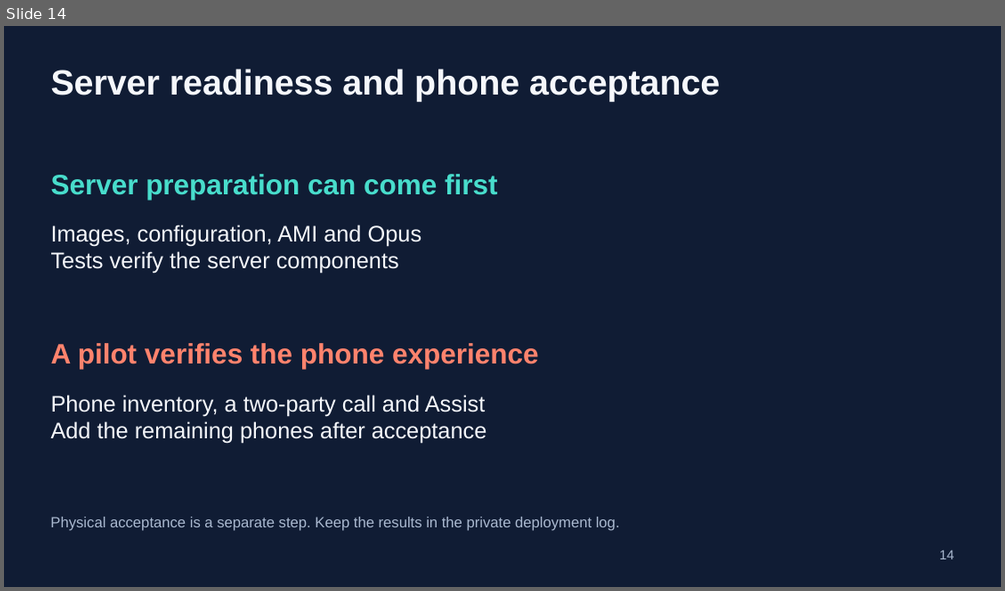
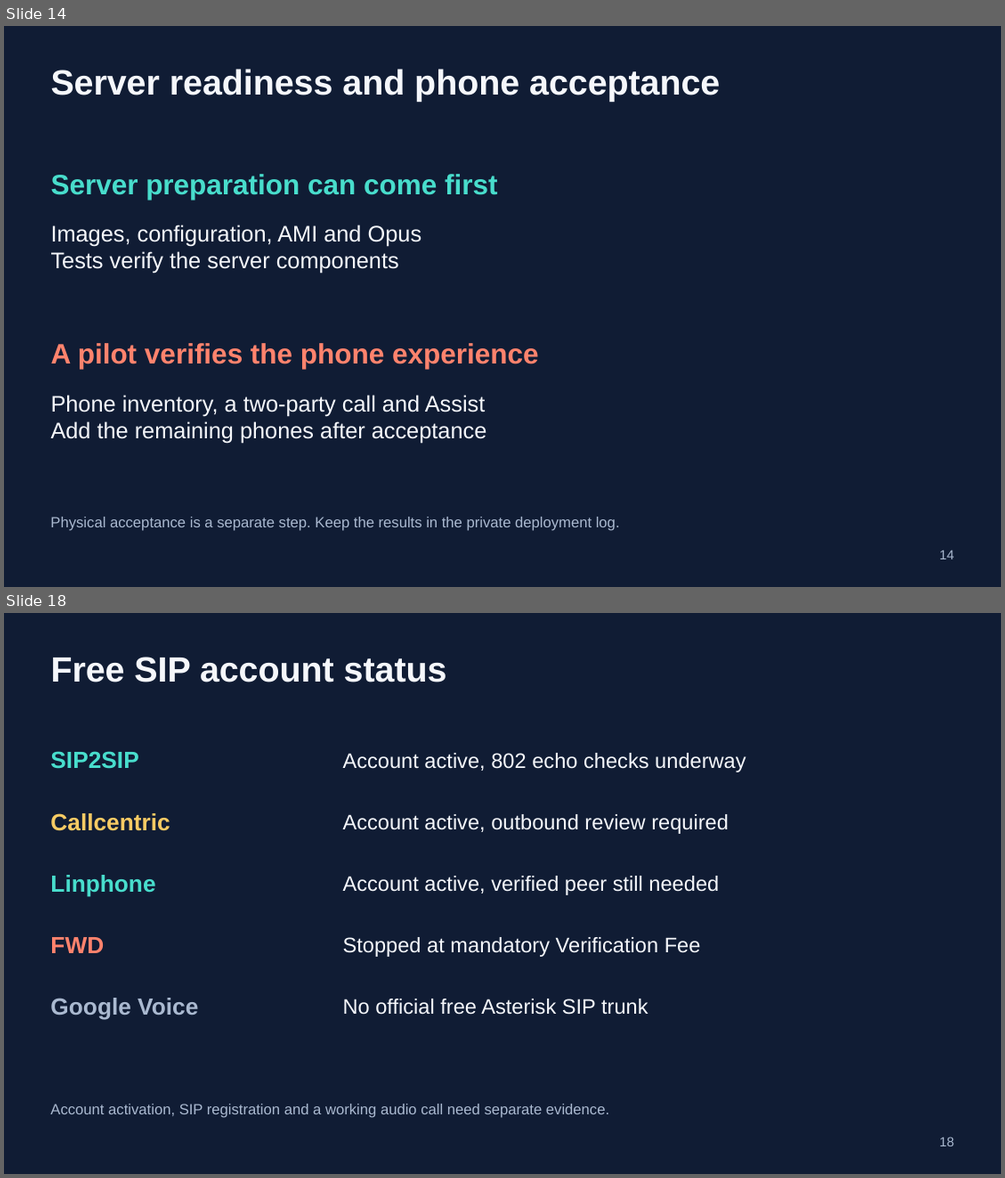
Before and after one commit to 4alvit/cisco-home-telephony, a slide deck: docs/slides/cisco-home-telephony.pptx. Shown one above the other, each under a label of ours: slide 14 before the commit, slides 14 and 18 after it; the slides between them are not shown. The pictures are 1005x591 and 1005x1178 pixels, drawn with LibreOffice and Linux fonts; fonts in the diff are those of the drawing. Boxes give left, top, right and bottom in pixels: in the first picture for what was removed or moved away, otherwise in the second. Text is boxed around its words. In the diff, an @@ line names an element or a change of style, - is before the commit and + after.

```diff
--- a/docs/slides/cisco-home-telephony.pptx
+++ b/docs/slides/cisco-home-telephony.pptx
@@ slide 18 added at [4,613,1001,1174], background #101C34 @@
@@ text added at [51,657,447,682], 33.8 pt, text #F5F7FB, bold @@
+Free SIP account status
@@ text added at [50,751,138,769], 22.5 pt, text #48DDCC, bold @@
+SIP2SIP
@@ text added at [343,753,745,772], 20.2 pt, text #F5F7FB @@
+Account active, 802 echo checks underway
@@ text added at [50,813,170,831], 22.5 pt, text #F7CB64, bold @@
+Callcentric
@@ text added at [343,814,728,834], 20.2 pt, text #F5F7FB @@
+Account active, outbound review required
@@ text added at [50,875,155,896], 22.5 pt, text #48DDCC, bold @@
+Linphone
@@ text added at [343,876,719,895], 20.2 pt, text #F5F7FB @@
+Account active, verified peer still needed
@@ text added at [50,937,104,953], 22.5 pt, text #FF836D, bold @@
+FWD
@@ text added at [343,937,701,957], 20.2 pt, text #F5F7FB @@
+Stopped at mandatory Verification Fee
@@ text added at [50,997,198,1020], 22.5 pt, text #AAB9D0, bold @@
+Google Voice
@@ text added at [343,998,647,1014], 20.2 pt, text #F5F7FB @@
+No official free Asterisk SIP trunk
@@ text added at [50,1103,609,1118], 14.2 pt, text #AAB9D0 @@
+Account activation, SIP registration and a working audio call need separate evidence.
@@ text added at [939,1136,955,1146], 12.8 pt, text #AAB9D0 @@
+18
```
Also in this commit, not shown: 3 slides changed, 3 other slides added, 24 other files.
